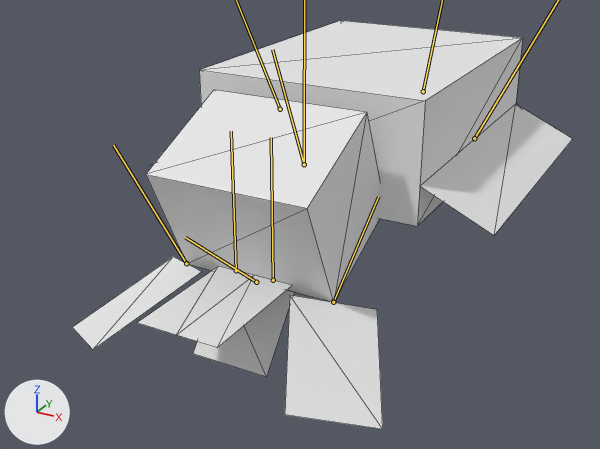
The FBX model Assets/Model/CuttleFish/CuttleFish.fbx as it was, and as the next commit left it.
Before and after are seen from a 50 mm camera at (0.573, -1.056, 0.427) aimed at (-0.029, 0.038, -0.12). The lights are fixed; the arrows at lower left show +X, +Y and +Z. Both versions are drawn at frame 1 of the action 'Body|Swim'; the numbers are the values there. The bones that bend it are drawn over the model as lines. Mesh edges are drawn as thin lines.
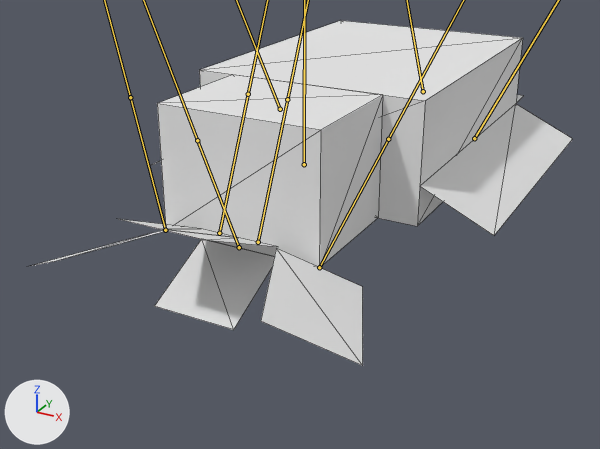
Pixel boxes (x1, y1, x2, y2) of what changed, in the pictures (600 x 449 px):
'Mesh_0', posed (8% wider, 15% shorter): before (72, 21, 572, 429); after (31, 21, 572, 366)
bone 'Head', root to tip: before (304, 164) to (272, 49); after (304, 164) to (304, 24)

The change in detail:
Bone 'Fin_Top' (bone_fin_top) turns from (0, 0, 0) to (55, 0, 0) degrees about its own x, y and z.
Bone 'Head' (bone_head) turns from (0, 0, 0) to (-25, 0, 0) degrees about its own x, y and z.
